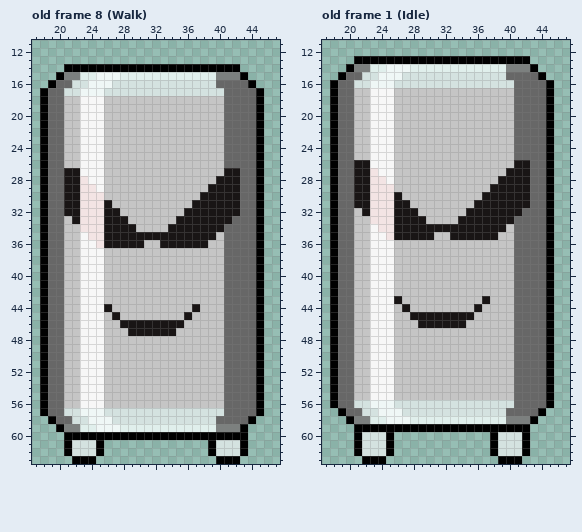
A pixel-art file gets an edit: Sprites/Enemies/Coke.aseprite. This is how it looked before the edit.
64x64 pixels, 28 frames. Colours within 5 levels of each other are drawn and written as one. Shown: old frame 8 (Walk): x 17..47, y 11..63; old frame 1 (Idle): x 17..47, y 11..63. The commit also changed other frames, which this record leaves out.
And afterwards:
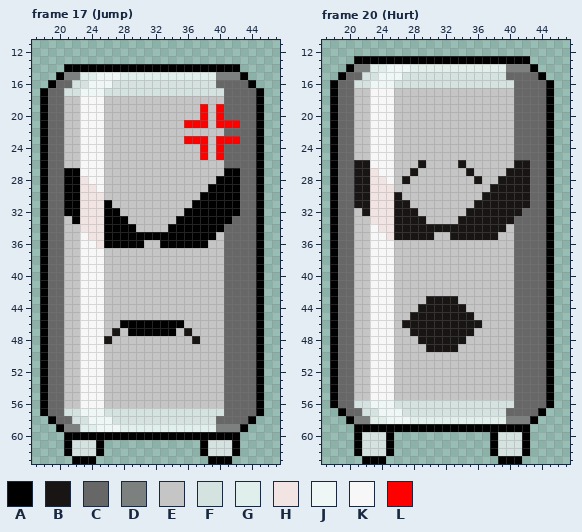
Palette (. is transparent): A #000000  B #191515  C #676767  D #7c807f  E #c5c5c5  F #d4e2e0  G #e0efec  H #f3e4e4  J #eff7f6  K #f7f7f7  L #ff0000
A new or re-ordered frame is compared with the old frame closest to it.
Edits made:
frames 28 -> 33
Changed rows in their new state; - is an unchanged pixel.
Frame 17 (Jump) is new; against old frame 8 (Walk), layer "Body":
first column x 21:
19 -----------------L-L--
20 -----------------L-L--
21 ---------------LLL-LLL
23 ---------------LLL-LLL
24 -----------------L-L--
25 -----------------L-L--
27 AA------------------AA
28 AA-----------------AAA
29 AA----------------AAAA
30 AA---------------AAAAA
31 AA---A----------AAAAAA
32 AA---AA--------AAAAAAA
33 -A---AAA------AAAAAAA-
34 -----AAAA----AAAAAAA--
35 -----AAAAAAAAAAAAAA---
36 -----AAAAA--AAAAAA----
first column x 26:
44 E----------E
45 -E--------E-
46 --AAAAAAAA--
47 -B-AAAAAA-B-
48 B----------B
first column x 38:
60 -----.
61 AF--A.
62 AF--A.
63 -A--.-
Frame 20 (Hurt) is new; against old frame 1 (Idle), layer "Body":
first column x 27:
26 --B----B--
27 -B------B-
28 B--------B
first column x 26:
43 E---BBBB---E
44 -E-BBBBBB-E-
46 -BB------BB-
47 --BBBBBBBB--
48 ---BBBBBB---
49 ----BBBB----
Boxes around the changes in both pictures, in picture pixels (x1, y1, x2, y2):
changed: (104, 104, 240, 248)
changed: (64, 168, 80, 224)
changed: (104, 304, 200, 344)
changed: (200, 432, 248, 464)
changed: (402, 160, 482, 184)
changed: (394, 296, 490, 352)
